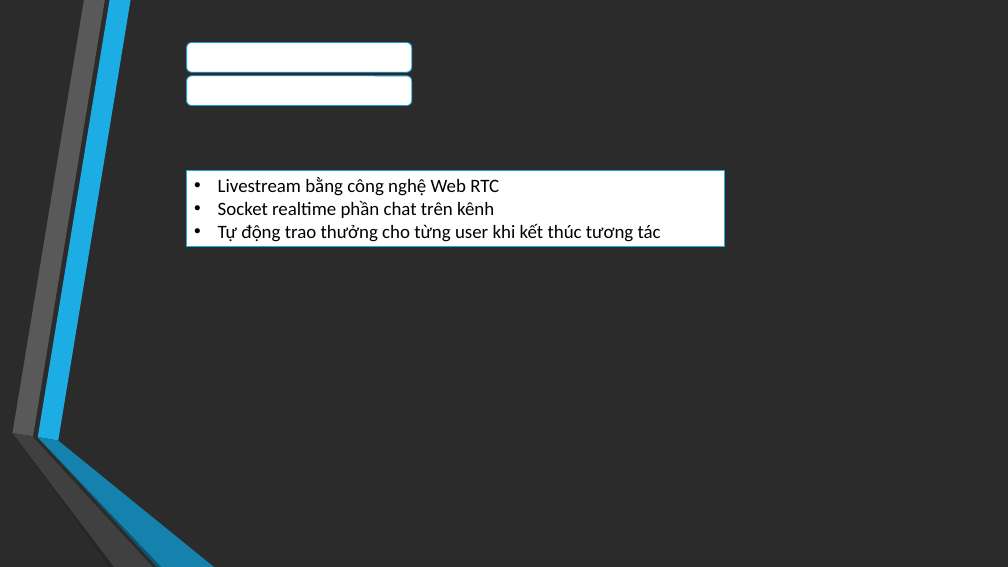
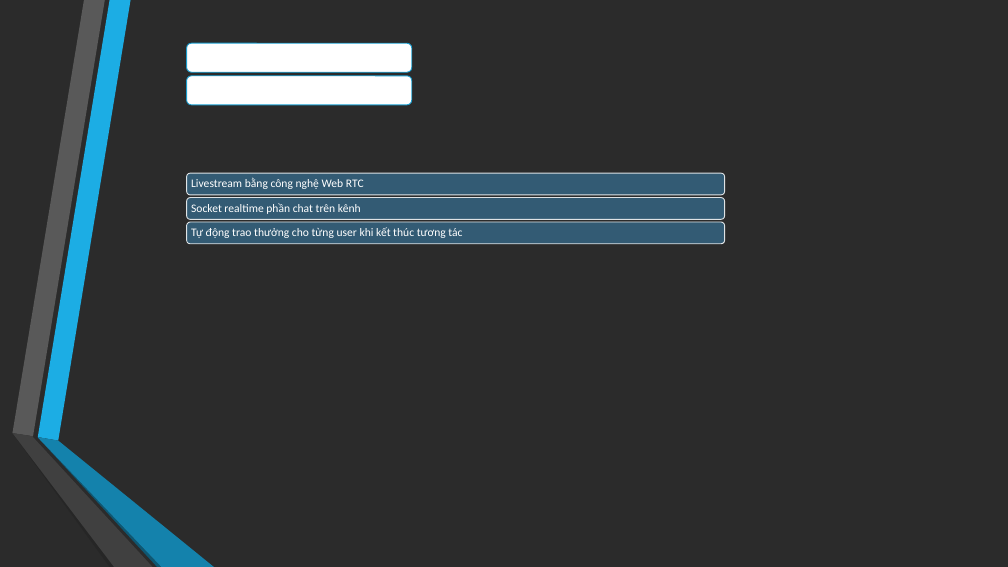
Before and after one commit to ducthangwru/MeReal, a slide deck: slide 4 of report/Slide_DoAnTotNghiep.pptx. Drawn at 1008x567 pixels with LibreOffice and Linux fonts; fonts in the diff are those of the drawing; background and template pictures are left out; a plain dark background stands for a picture behind light text. Boxes give left, top, right and bottom in pixels: in the first picture for what was removed or moved away, otherwise in the second. Text is boxed around its words. In the diff, an @@ line names an element or a change of style, - is before the commit and + after.

Commit message:
update slide

```diff
--- a/report/Slide_DoAnTotNghiep.pptx
+++ b/report/Slide_DoAnTotNghiep.pptx
@@ text "1. Giới thiệu chung" at (188, 45, 411, 71): font Calibri to Arial @@
@@ text at (218, 177, 499, 218): paragraphs removed @@
-• Livestream bằng công nghệ Web RTC
-• Socket realtime phần chat trên kênh
@@ group added at (187, 173, 725, 244): 3 rounded rectangles, 2 texts @@
+Livestream bằng công nghệ Web RTC
+Socket realtime phần chat trên kênh
@@ text "Tự động trao thưởng cho ...": place and size @@
-text "Tự động trao thưởng cho ..." at (187, 170, 725, 247)
+text "Tự động trao thưởng cho ..." at (191, 227, 462, 238)
@@ text "Tự động trao thưởng cho ..." at (191, 227, 462, 238): size 18 to 11 pt, text colour #000000 to #FFFFFF; bullet • to none; line spacing 1 to 0.9; more space between paragraphs; vertical alignment top to middle; fill #FFFFFF to none; outline #1CADE4 0.85 pt to none @@
```
Also in this commit, not shown: 10 other slides changed, 2 slides added, 1 slide removed.
